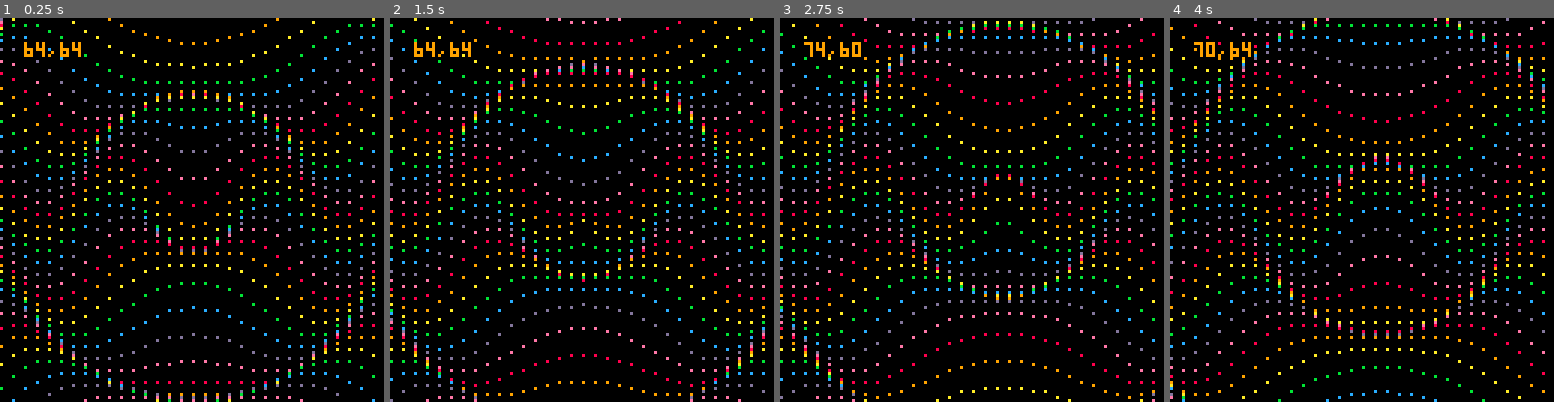
Above: before the commit, frames 1-4 (left to right).
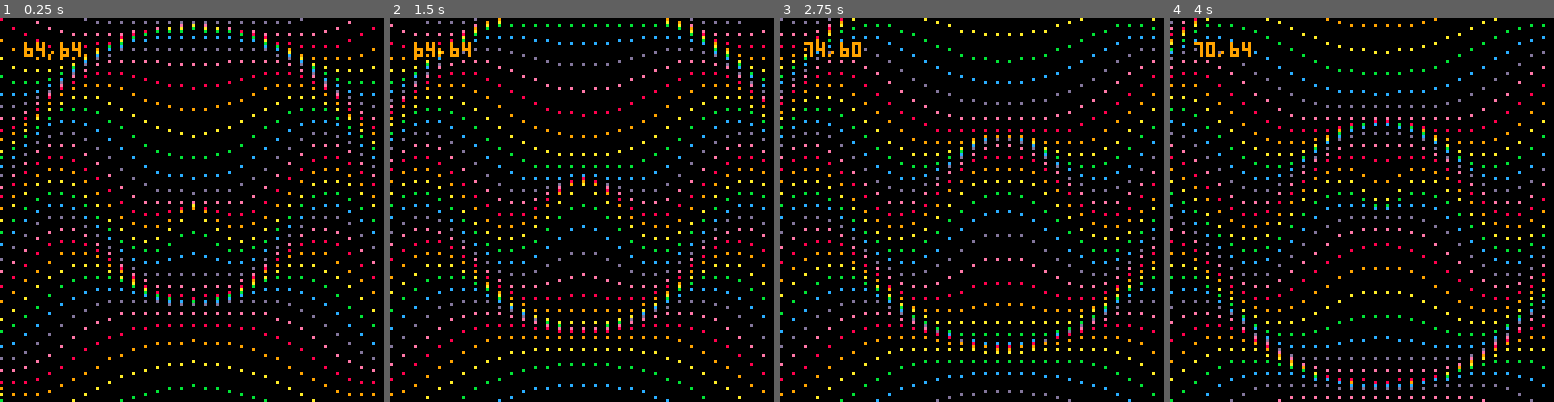
Above: after the commit, the same moments.

Repository: lofi-marz/pico-8
Game: PICO-8 cartridge carts/projects/wavey.p8
Same seed, same stepped clock (60 frames per second), same inputs: the game is played once before the commit and once after it.
Inputs:
- Up to frame 1 (0.25 s): no input
- Up to frame 2 (1.5 s): no input
- Up to frame 3 (2.75 s): hold Right 1.6-2.1 s; hold Up 2.15-2.42 s; hold Right from 2.47 s (still down)
- Up to frame 4 (4 s): release Right at 3.03 s; hold Left 3.08-3.58 s; hold Down 3.63-3.97 s

The runs differ from the first frame. In frame 1, 10% of the frame differs, in the area x 0-98%, y 0-100%; in frame 2, 10%; in frame 3, 10%; in frame 4, 10%.

Commit message:
Fiddling

Diff:
--- a/carts/projects/wavey.p8
+++ b/carts/projects/wavey.p8
@@ -15,14 +15,13 @@
 	cls()
 	for y = -16, 144, 4 do
 		for x = -16, 144, 4  do
-
 			dist = sqrt((centerx-x)^2+(centery-y)^2)
-			col = ((y/4)%7)+8
+			colour = ((y/4)%7)+8
 			fy = t-dist
-			fx = t-dist
-			yoffset = cos(fy/50)*10
-			xoffset = 0--sin(fx/50)*10
-			pset(x+xoffset,y+yoffset, col)
+			--fx = t-dist
+			yoffset = sin(fy/60)*10
+			xoffset = 0--cos(fx/60)*10
+			pset(x+xoffset,y+yoffset, colour)
 			print(centerx..","..centery, 8, 8)
 		end
 	end
